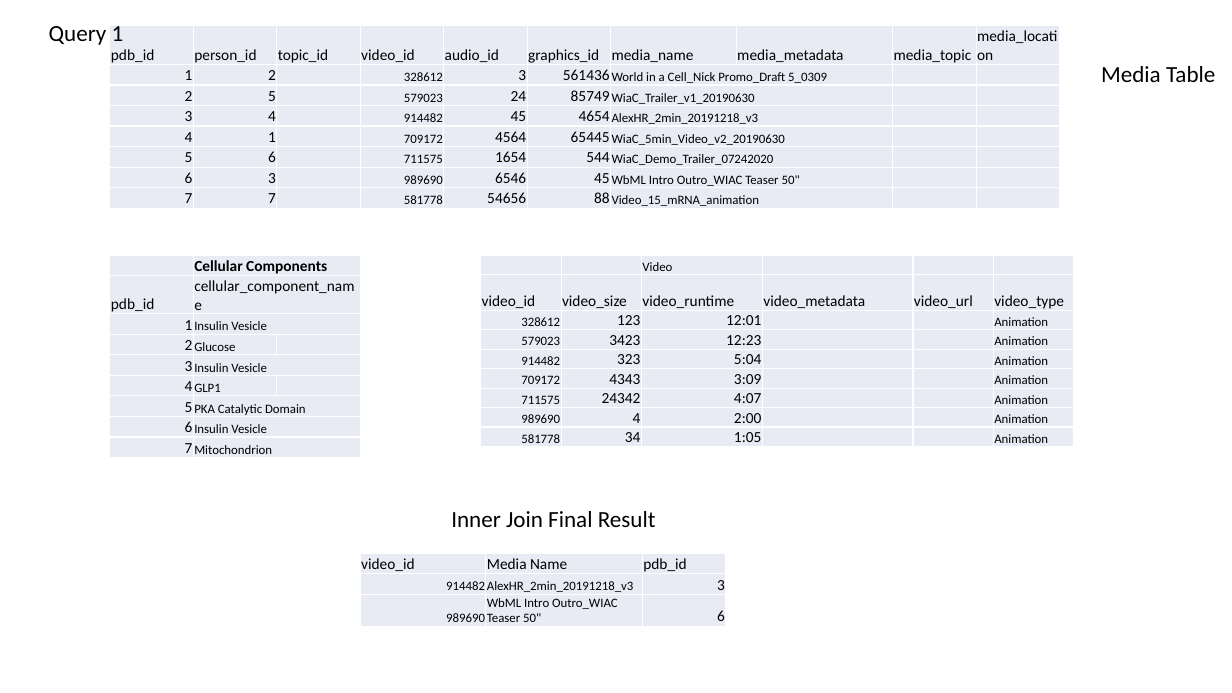
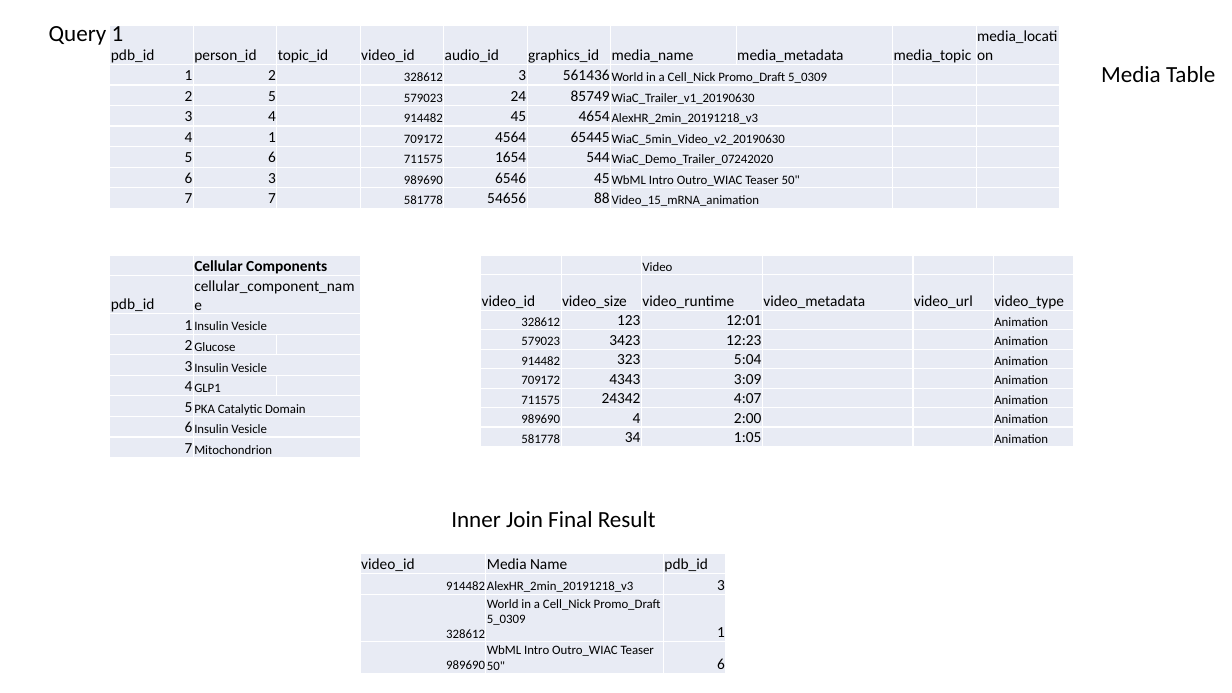
Before and after one commit to aniketkr97/ISI, a slide deck: slide 3 of Modelling/Presentation.pptx. Drawn at 1232x693 pixels with LibreOffice and Linux fonts; fonts in the diff are those of the drawing. Boxes give left, top, right and bottom in pixels: in the first picture for what was removed or moved away, otherwise in the second. Text is boxed around its words. In the diff, an @@ line names an element or a change of style, - is before the commit and + after.

```diff
--- a/Modelling/Presentation.pptx
+++ b/Modelling/Presentation.pptx
@@ table at (360, 554, 726, 674) @@
+row 3: 328612 | World in a Cell_Nick Promo_Draft 5_0309 | 1
```
Also in this commit, not shown: 2 other slides changed, 1 slide added, 1 slide removed, 4 other files.
